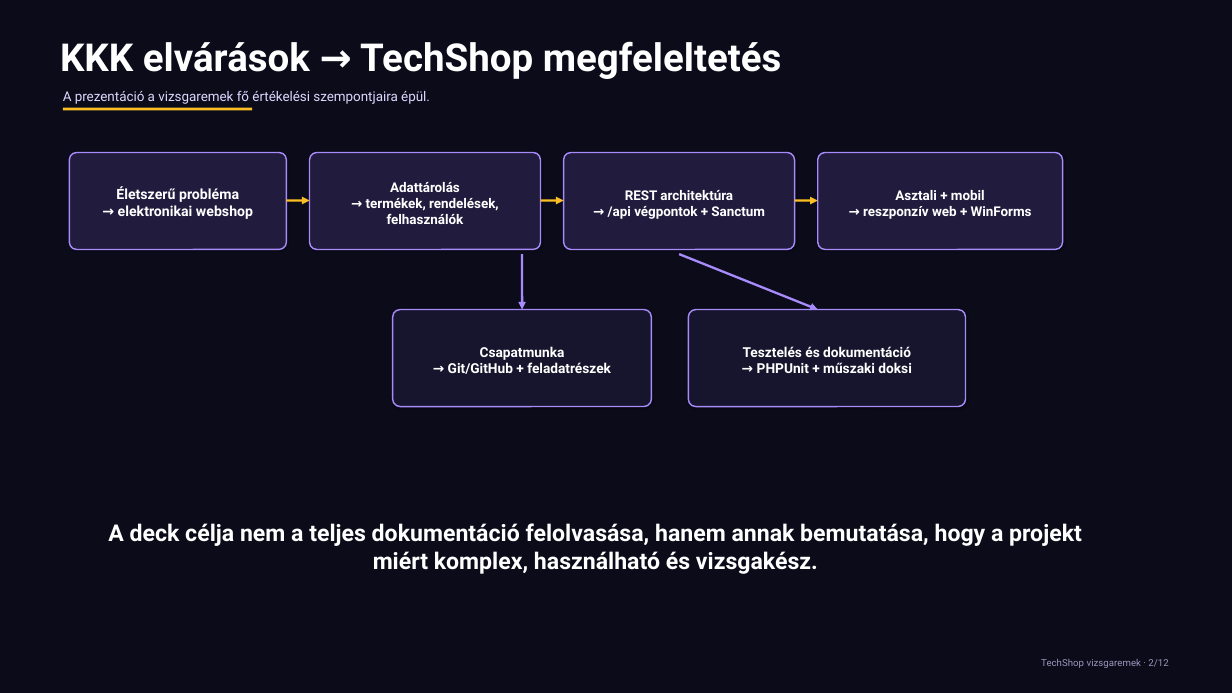
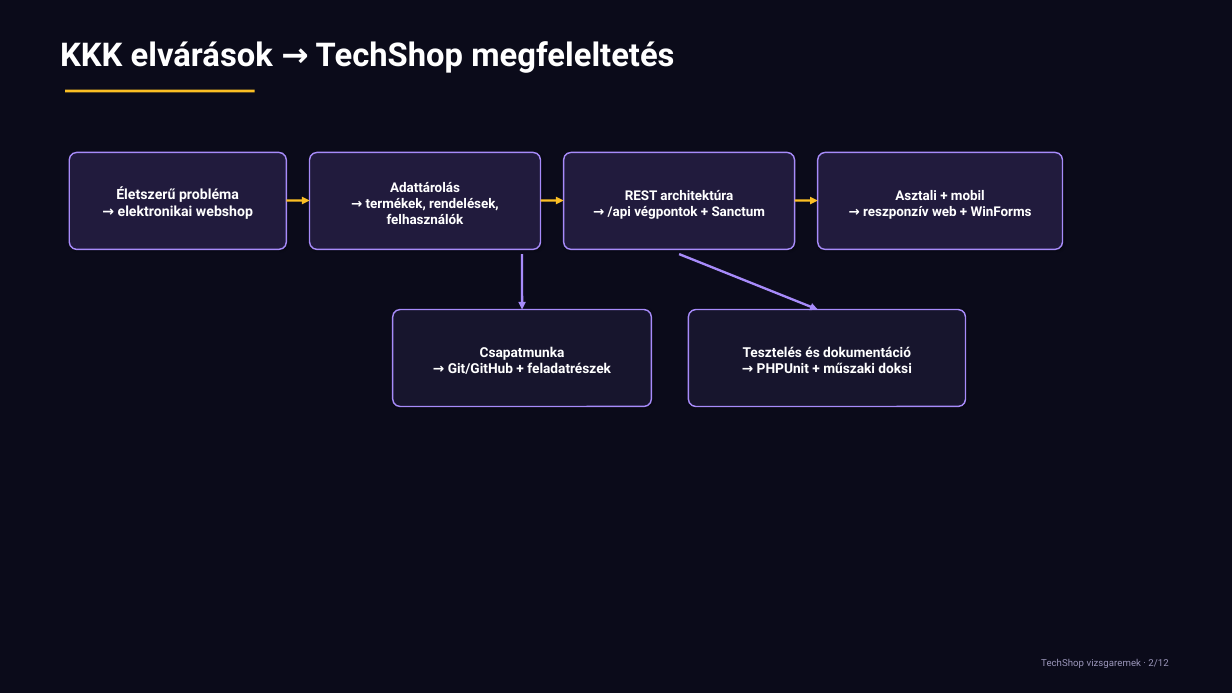
Before and after one commit to Ar3sz20/TechShop, a slide deck: slide 2 of TechShop_prezentacio.pptx. Drawn at 1232x693 pixels with LibreOffice and Linux fonts; fonts in the diff are those of the drawing. Boxes give left, top, right and bottom in pixels: in the first picture for what was removed or moved away, otherwise in the second. Text is boxed around its words. In the diff, an @@ line names an element or a change of style, - is before the commit and + after.

```diff
--- a/TechShop_prezentacio.pptx
+++ b/TechShop_prezentacio.pptx
@@ text "KKK elvárások → TechShop megfeleltetés" at (60,41,674,73): size 30 to 25.5 pt; line spacing 1 to 0.9 @@
@@ text removed at (63,90,430,104) @@
-A prezentáció a vizsgaremek fő értékelési szempontjaira épül.
@@ line moved from (63, 109) - (252, 109) to (66, 91) - (255, 91) @@
@@ text removed at (108,523,1082,574) @@
-A deck célja nem a teljes dokumentáció felolvasása, hanem annak bemutatása, hogy a projekt miért komplex, használható és vizsgakész.
```
Also in this commit, not shown: 10 other slides changed.
